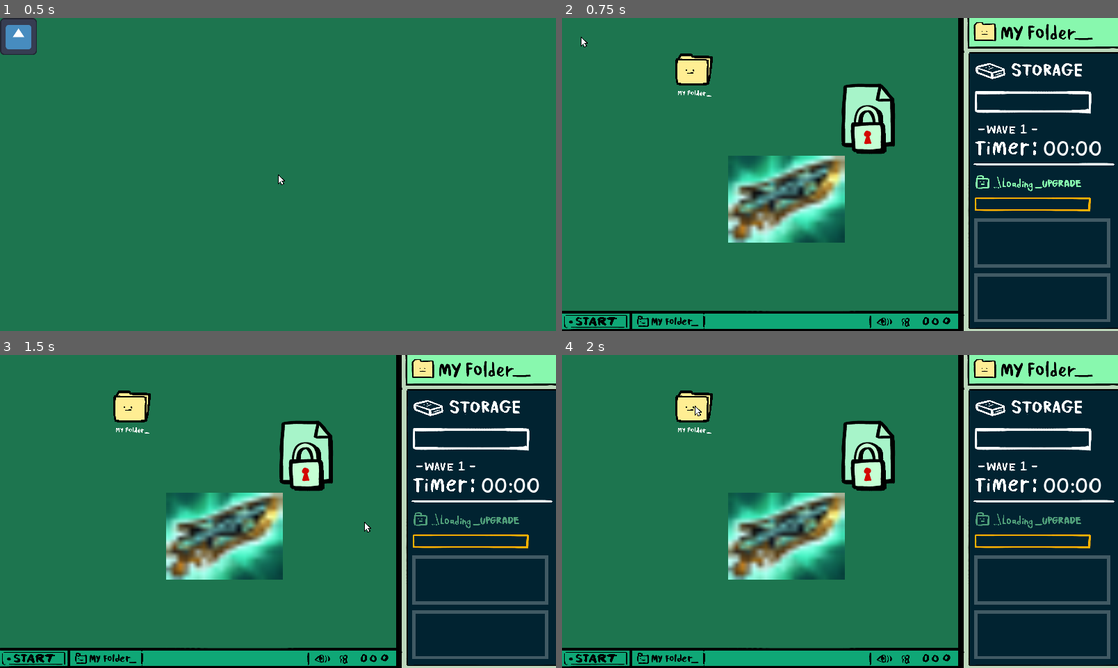
Above: before the commit, frames 1-4 (two rows, left to right).
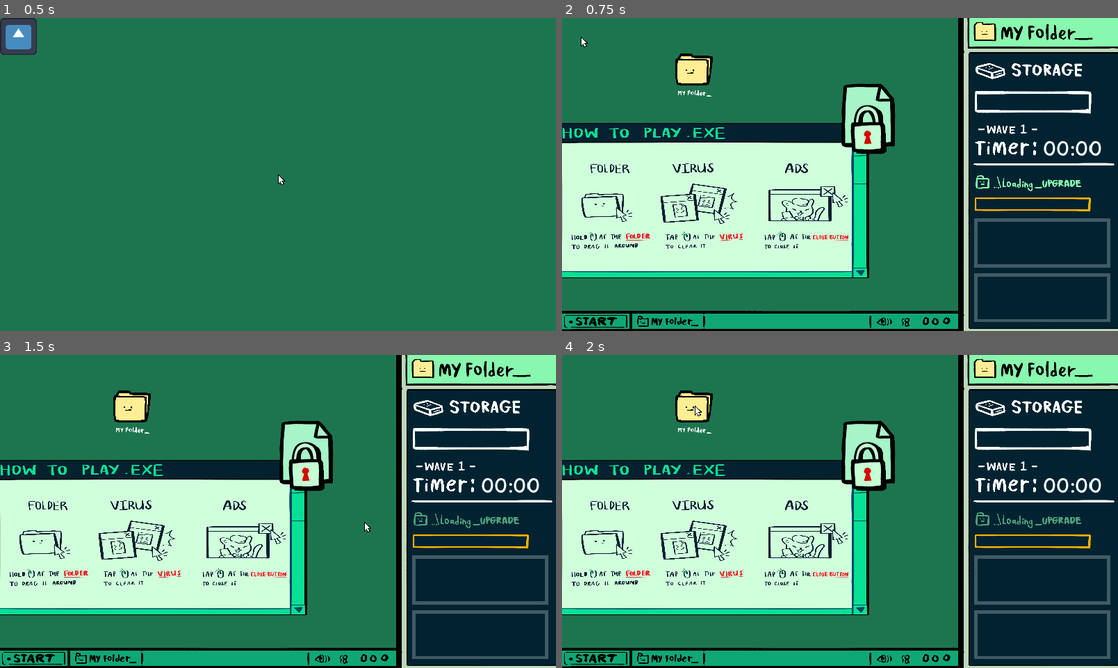
Above: after the commit, the same moments.

Repository: icheft524/Folder-Brawler
Game: Godot game, scene res://menu.tscn
Two runs of this game, one before a commit and one after it. Both use one fixed random seed, a clock stepped at 60 frames per second and the inputs below. The engine's default icon, where the game draws it, is replaced by a stand-in: a white triangle on a blue panel in a dark square.
Inputs (mouse positions are in pixels of both pictures, inside the frame that each line leads up to):
- Up to frame 1 (0.5 s): no input
- Up to frame 2 (0.75 s): click (578, 36) at 0.5 s
- Up to frame 3 (1.5 s): tap Enter (ui_accept) at 1.25 s; drag from (478, 580) to (133, 405) at 1.27 s
- Up to frame 4 (2 s): no input

Frame 1 is identical in both runs. In frame 2, 27% of the frame differs, in the area x 0-56%, y 33-84%; in frame 3, 27%; in frame 4, 27%.

Commit message:
popup pics

Diff:
--- a/popup.tscn
+++ b/popup.tscn
@@ -1,10 +1,10 @@
 [gd_scene load_steps=8 format=3 uid="uid://bovydyeqng22q"]
 
 [ext_resource type="Script" path="res://popup.gd" id="1_k3w5a"]
+[ext_resource type="Texture2D" uid="uid://bf20bvp5rvt8u" path="res://art/howtoplay/howtoplay.png" id="2_8l3el"]
+[ext_resource type="Texture2D" uid="uid://d4adirdpdnev5" path="res://art/howtoplay/howtoplay2.png" id="3_a676d"]
 [ext_resource type="Texture2D" uid="uid://dtb01en0forhv" path="res://art/playerfolder/closebutton.png" id="3_ko2i3"]
-[ext_resource type="Texture2D" uid="uid://xk5xakv8njmn" path="res://enemy/normal_file/HextechGunblade - Copy.png" id="3_x81ae"]
-[ext_resource type="Texture2D" uid="uid://qghm72kpdoc2" path="res://art/enemy/enemy_strongA.png" id="4_gbvry"]
-[ext_resource type="Texture2D" uid="uid://cgpf8hr324pc5" path="res://art/normalicon.png" id="4_h5jve"]
+[ext_resource type="Texture2D" uid="uid://c0htportrao1r" path="res://art/howtoplay/howtoplay3.png" id="4_qdgwf"]
 [ext_resource type="Texture2D" uid="uid://dmosslnh6hbca" path="res://art/bigicon.png" id="5_vrkyl"]
 [ext_resource type="Texture2D" uid="uid://dpe1tstvmme0m" path="res://art/enemy/icon_lockB.png" id="6_k5u7h"]
 
@@ -15,23 +15,23 @@
 [node name="wave1" type="Sprite2D" parent="."]
 process_mode = 2
 visible = false
-position = Vector2(369, 414)
-scale = Vector2(20.2, 15)
-texture = ExtResource("3_x81ae")
+position = Vector2(105, 418)
+scale = Vector2(0.369026, 0.274029)
+texture = ExtResource("2_8l3el")
 
 [node name="wave2" type="Sprite2D" parent="."]
 process_mode = 2
 visible = false
-position = Vector2(368, 426)
-scale = Vector2(1.71384, 1.31597)
-texture = ExtResource("4_gbvry")
+position = Vector2(105, 418)
+scale = Vector2(0.357, 0.274)
+texture = ExtResource("3_a676d")
 
 [node name="wave3" type="Sprite2D" parent="."]
 process_mode = 2
 visible = false
-position = Vector2(373, 420)
-scale = Vector2(18.6763, 13.5307)
-texture = ExtResource("4_h5jve")
+position = Vector2(105, 418)
+scale = Vector2(0.377, 0.274)
+texture = ExtResource("4_qdgwf")
 
 [node name="wave4" type="Sprite2D" parent="."]
 process_mode = 2
